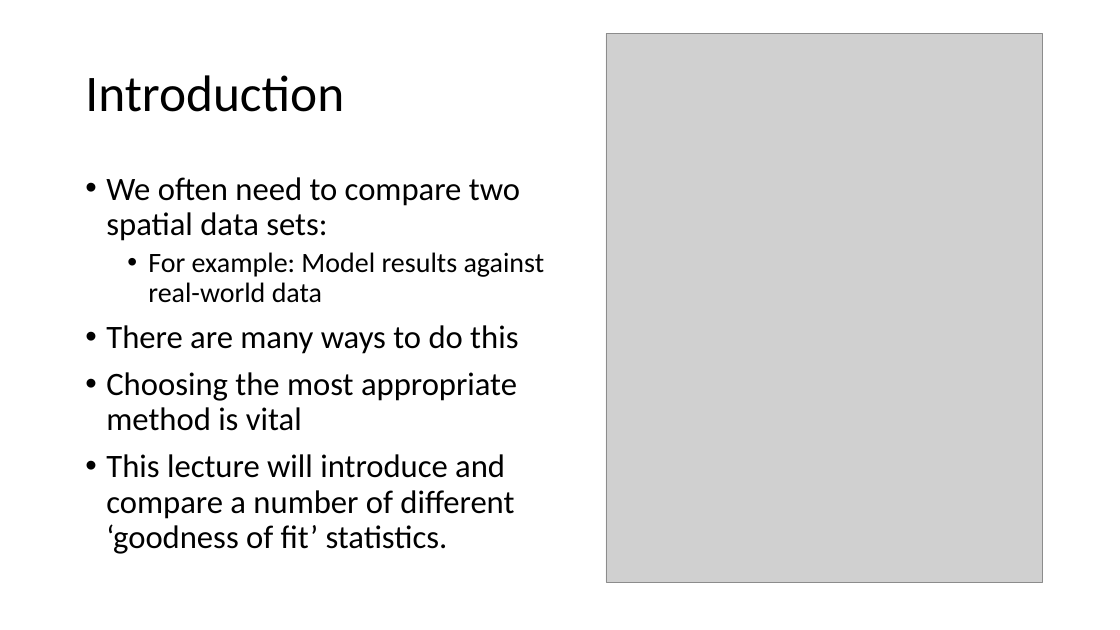
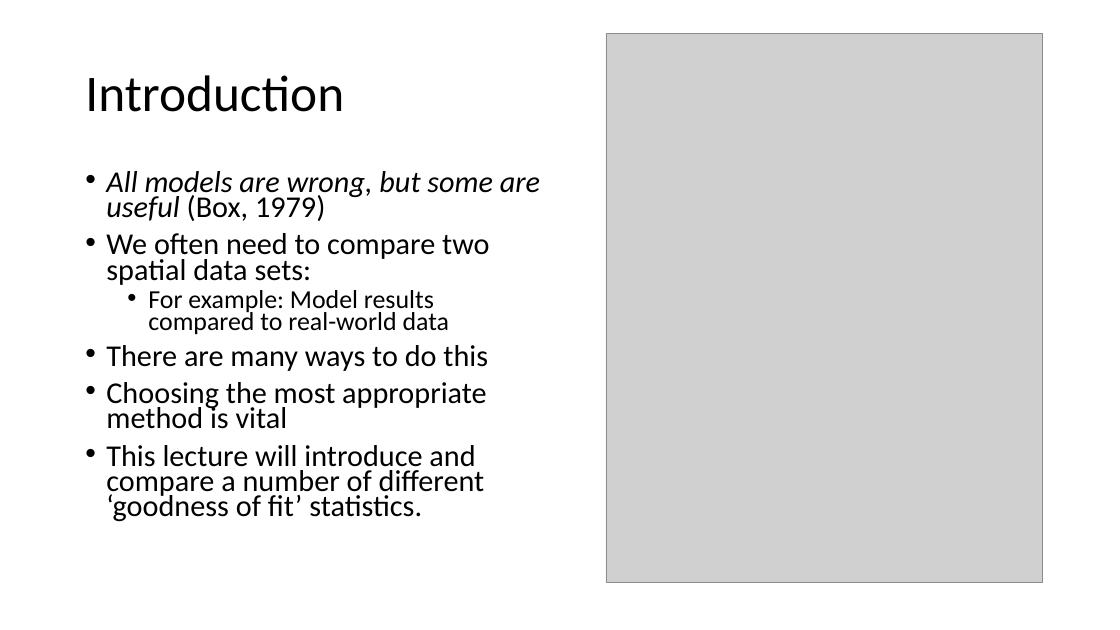
Before and after one commit to abmgis/abmgis, a slide deck: slide 3 of Chapter09-SpatialStatistics/Chapter9.pptx. Drawn at 1120x630 pixels with LibreOffice and Linux fonts; fonts in the diff are those of the drawing; grey boxes stand for pictures. Boxes give left, top, right and bottom in pixels: in the first picture for what was removed or moved away, otherwise in the second. Text is boxed around its words. In the diff, an @@ line names an element or a change of style, - is before the commit and + after.

```diff
--- a/Chapter09-SpatialStatistics/Chapter9.pptx
+++ b/Chapter09-SpatialStatistics/Chapter9.pptx
@@ text at bbox=[106, 171, 540, 221]: paragraph added @@
+• All models are wrong, but some are useful (Box, 1979)
@@ text at bbox=[106, 233, 489, 522]: size 28 to 25.9 pt in "We often need to compare two spatial ...", "There are many ways to do this", "Choosing the most appropriate method is vital", "This lecture will introduce and compare a ..."; line spacing 0.9 to 0.7 @@
@@ text at bbox=[148, 290, 450, 335]: text changed; size 24 to 22.2 pt @@
-  • For example: Model results against real-world data
+  • For example: Model results compared to real-world data
```
Also in this commit, not shown: 2 other slides changed, 22 slides added, 9 other files.
